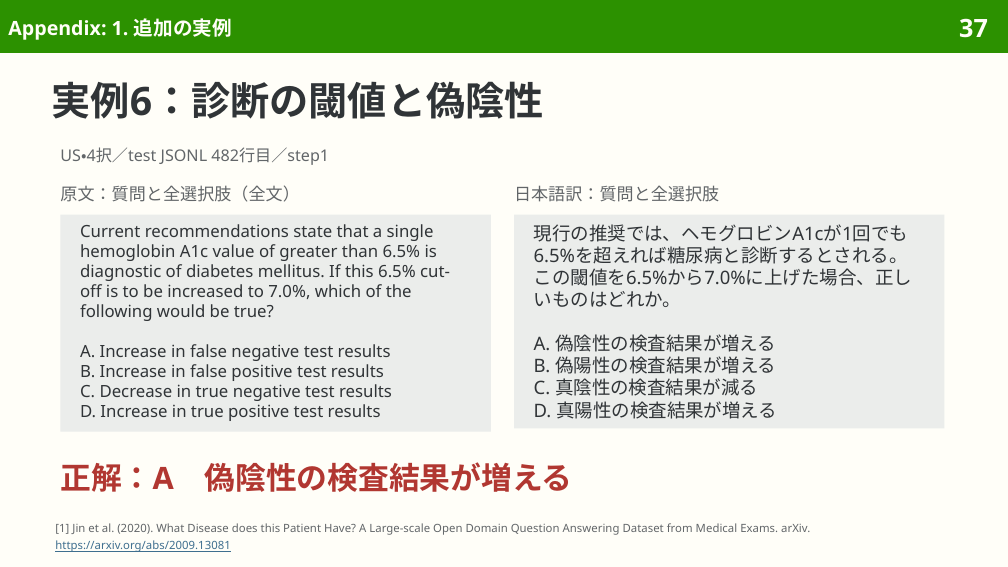
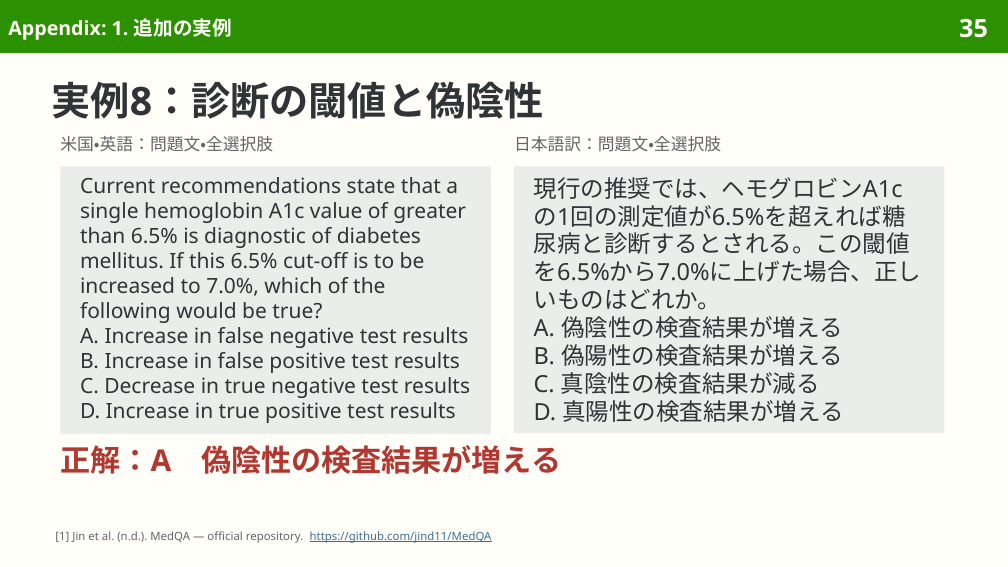
Before and after one commit to sasakiy84/datasets-in-10-minutes, a slide deck: slide 35 of slides/datasets-in-10-minutes-medqa.pptx (slide 37 before the commit). Drawn at 1008x567 pixels with LibreOffice and Linux fonts; fonts in the diff are those of the drawing. Boxes give left, top, right and bottom in pixels: in the first picture for what was removed or moved away, otherwise in the second. Text is boxed around its words. In the diff, an @@ line names an element or a change of style, - is before the commit and + after.

```diff
--- a/slides/datasets-in-10-minutes-medqa.pptx
+++ b/slides/datasets-in-10-minutes-medqa.pptx
@@ page number at (959,18,988,38): text changed @@
-37
+35
@@ title at (52,81,544,119): text changed @@
-実例6：診断の閾値と偽陰性
+実例8：診断の閾値と偽陰性
@@ text at (60,136,273,152): text changed; size 12.2 to 12 pt @@
-原文：質問と全選択肢（全文）
+米国・英語：問題文・全選択肢
@@ text removed at (60,147,329,165) @@
-US・4択／test JSONL 482行目／step1
@@ text at (514,136,721,152): text changed; size 12.2 to 12 pt @@
-日本語訳：質問と全選択肢
+日本語訳：問題文・全選択肢
@@ rectangle "Current recommendations state that a ...": place and size @@
-rectangle "Current recommendations state that a ..." at (60,215,491,431)
+rectangle "Current recommendations state that a ..." at (60,166,491,434)
@@ rectangle "Current recommendations state that a ..." at (60,166,491,434): size 12 to 15 pt; line spacing 14.3pt to 17.8pt @@
@@ rectangle "現行の推奨では、ヘモグロビンA1cの1回の測定値が6.5%を超えれば糖尿病と診断するとされる。この閾値を6.5%から7. ...": place and size @@
-rectangle "現行の推奨では、ヘモグロビンA1cの1回の測定値が6.5%を超えれば糖尿病と診断するとされる。この閾値を6.5%から7. ..." at (514,215,944,428)
+rectangle "現行の推奨では、ヘモグロビンA1cの1回の測定値が6.5%を超えれば糖尿病と診断するとされる。この閾値を6.5%から7. ..." at (514,166,944,433)
@@ text in rectangle at (534,177,922,310): text changed; size 13.2 to 16.8 pt @@
-現行の推奨では、ヘモグロビンA1cが1回でも6.5%を超えれば糖尿病と診断するとされる。この閾値を6.5%から7.0%に上げた場合、正しいものはどれか。
+現行の推奨では、ヘモグロビンA1cの1回の測定値が6.5%を超えれば糖尿病と診断するとされる。この閾値を6.5%から7.0%に上げた場合、正しいものはどれか。
@@ text in rectangle at (534,316,844,422): size 13.2 to 16.8 pt in "A. 偽陰性の検査結果が増える", "B. 偽陽性の検査結果が増える", "C. 真陰性の検査結果が減る", "D. 真陽性の検査結果が増える"; line spacing 15.8pt to 19.9pt @@
@@ text "正解：A 偽陰性の検査結果が増える": place and size @@
-text "正解：A 偽陰性の検査結果が増える" at (60,462,573,492)
+text "正解：A 偽陰性の検査結果が増える" at (60,445,561,474)
@@ text "正解：A 偽陰性の検査結果が増える" at (60,445,561,474): size 22 to 21.5 pt; line spacing 25.7pt to 25.1pt @@
@@ text at (55,531,492,543): text changed @@
-[1] Jin et al. (2020). What Disease does this Patient Have? A Large-scale Open Domain Question Answering Dataset from Medical Exams. arXiv.
-https://arxiv.org/abs/2009.13081
+[1] Jin et al. (n.d.). MedQA — official repository. https://github.com/jind11/MedQA
```
Also in this commit, not shown: 37 other slides changed, 8 slides added, 14 slides removed, 46 other files.
